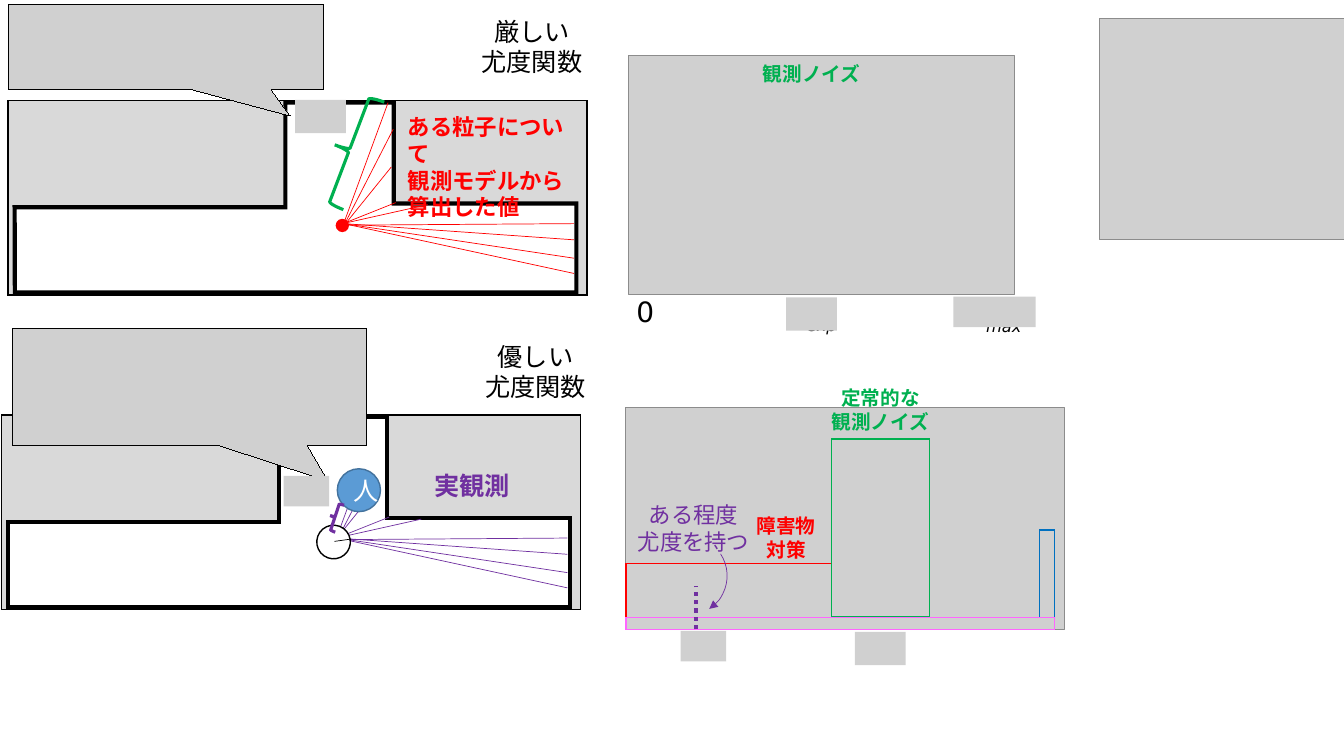
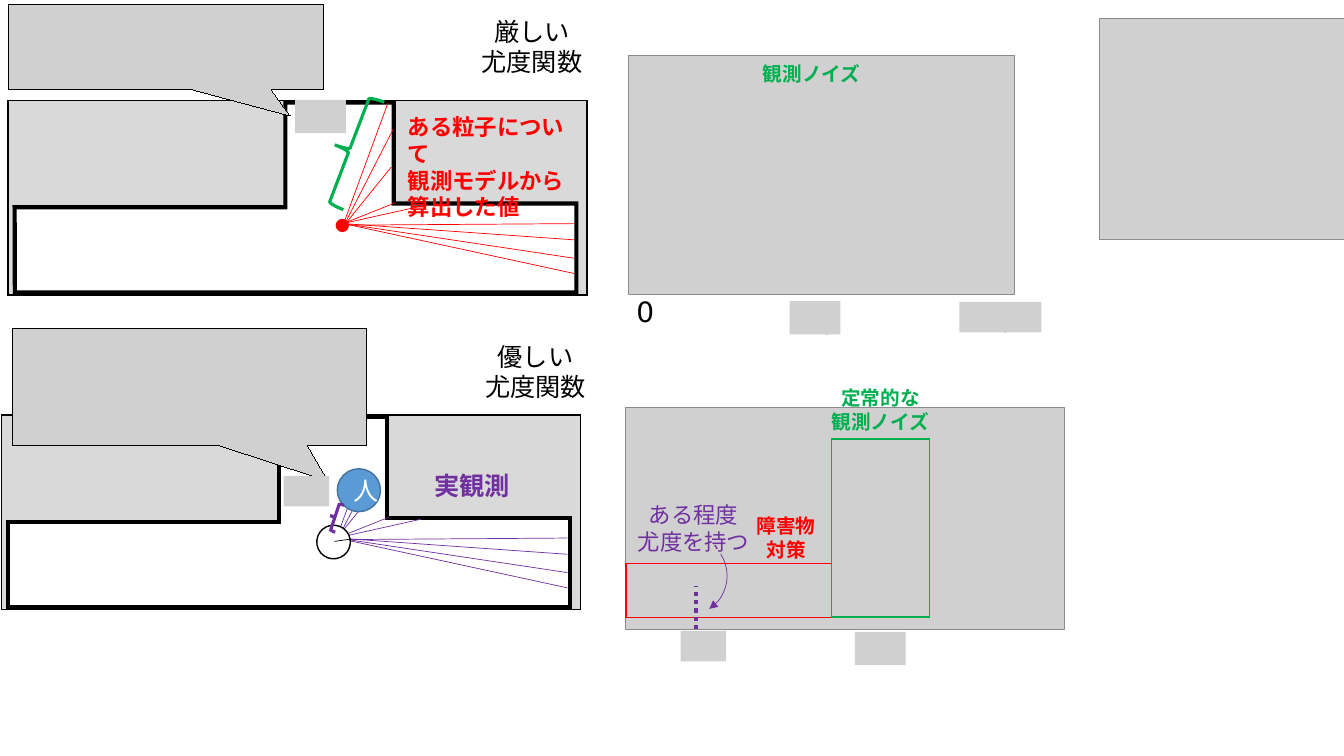
Before and after one commit to MoriKen254/Qiita, a slide deck: slide 43 of Navigation Stack を理解する/Navigation Stack を理解する.pptx. Drawn at 1344x756 pixels with LibreOffice and Linux fonts; fonts in the diff are those of the drawing; grey boxes stand for pictures. Boxes give left, top, right and bottom in pixels: in the first picture for what was removed or moved away, otherwise in the second. Text is boxed around its words. In the diff, an @@ line names an element or a change of style, - is before the commit and + after.

```diff
--- a/Navigation Stack を理解する/Navigation Stack を理解する.pptx
+++ b/Navigation Stack を理解する/Navigation Stack を理解する.pptx
@@ picture: place and size @@
-picture at (786,297,837,331)
+picture at (789,301,840,335)
@@ picture: place and size @@
-picture at (954,296,1036,327)
+picture at (960,302,1043,333)
@@ rectangle removed at (1040,530,1055,618) @@
@@ rectangle removed at (626,618,1055,630) @@
```
Also in this commit, not shown: 5 other slides changed, 2 slides added, 20 other files.
